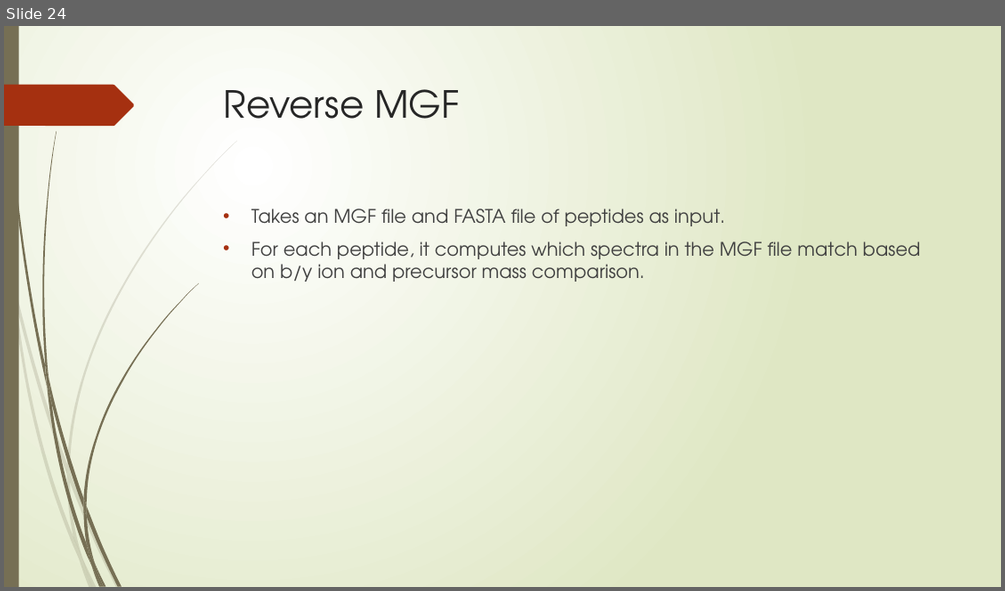
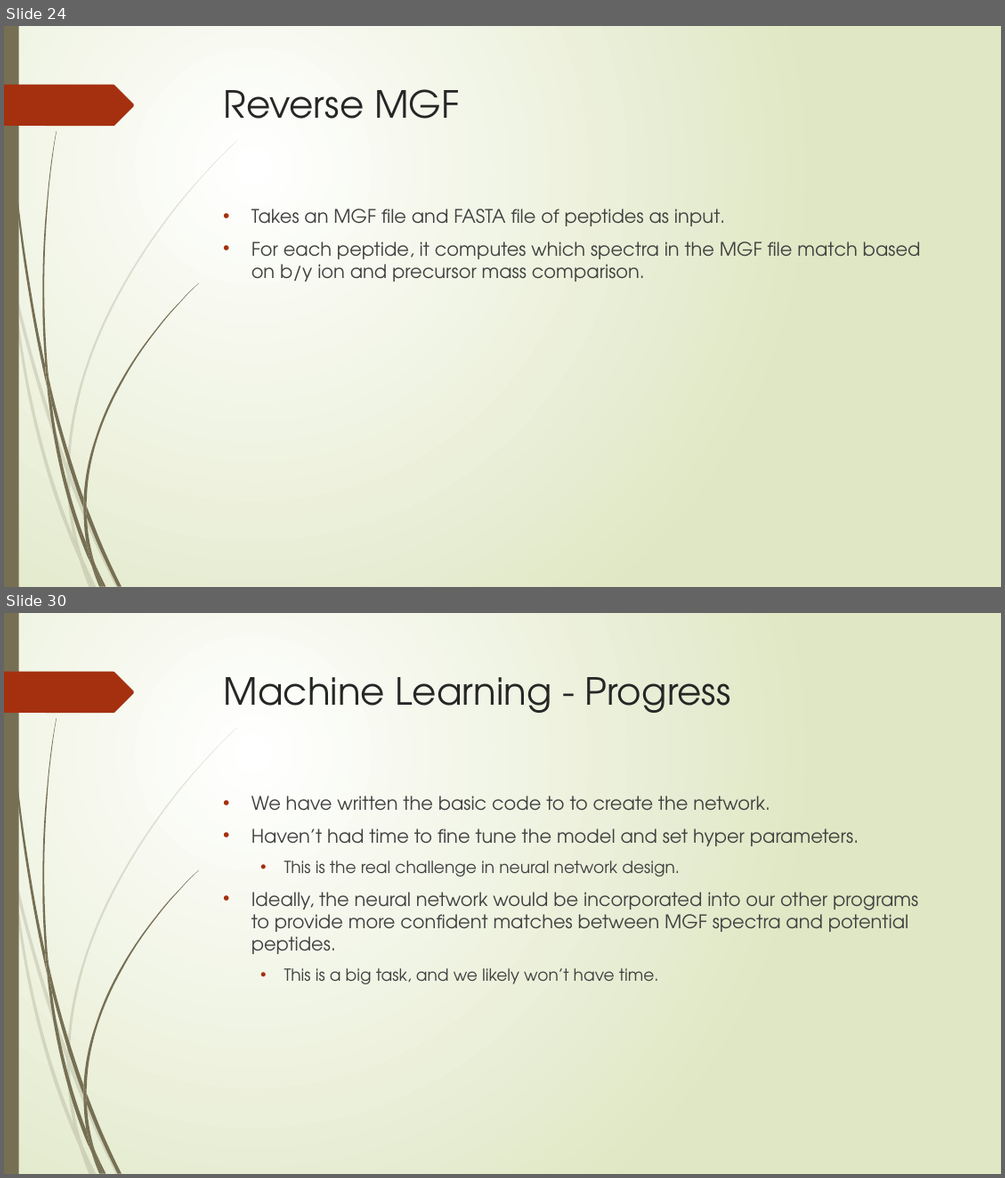
Before and after one commit to nhcha6/MersProject, a slide deck: SecondLabPresentation.pptx. Shown one above the other, each under a label of ours: slide 24 before the commit, slides 24 and 30 after it; the slides between them are not shown. The pictures are 1005x591 and 1005x1178 pixels, drawn with LibreOffice and Linux fonts; fonts in the diff are those of the drawing. Boxes give left, top, right and bottom in pixels: in the first picture for what was removed or moved away, otherwise in the second. Text is boxed around its words. In the diff, an @@ line names an element or a change of style, - is before the commit and + after.

```diff
--- a/SecondLabPresentation.pptx
+++ b/SecondLabPresentation.pptx
@@ slide 30 added at (x1=4, y1=613, x2=1001, y2=1174), background gradient #FFFFFF to #DFE8C4; not listed: 24 template elements that a slide beside it also shows @@
@@ title added at (x1=224, y1=677, x2=731, y2=713), 36 pt, text #262626 @@
+Machine Learning - Progress
@@ text added at (x1=251, y1=795, x2=918, y2=984), 18 pt, text #404040 @@
+• We have written the basic code to to create the network.
+• Haven’t had time to fine tune the model and set hyper parameters.
+  • This is the real challenge in neural network design.
+• Ideally, the neural network would be incorporated into our other programs to provide more confident matches between MGF spectra and potential peptides.
+  • This is a big task, and we likely won’t have time.
```
Also in this commit, not shown: 5 slides changed, 4 other slides added, 1 slide removed.
